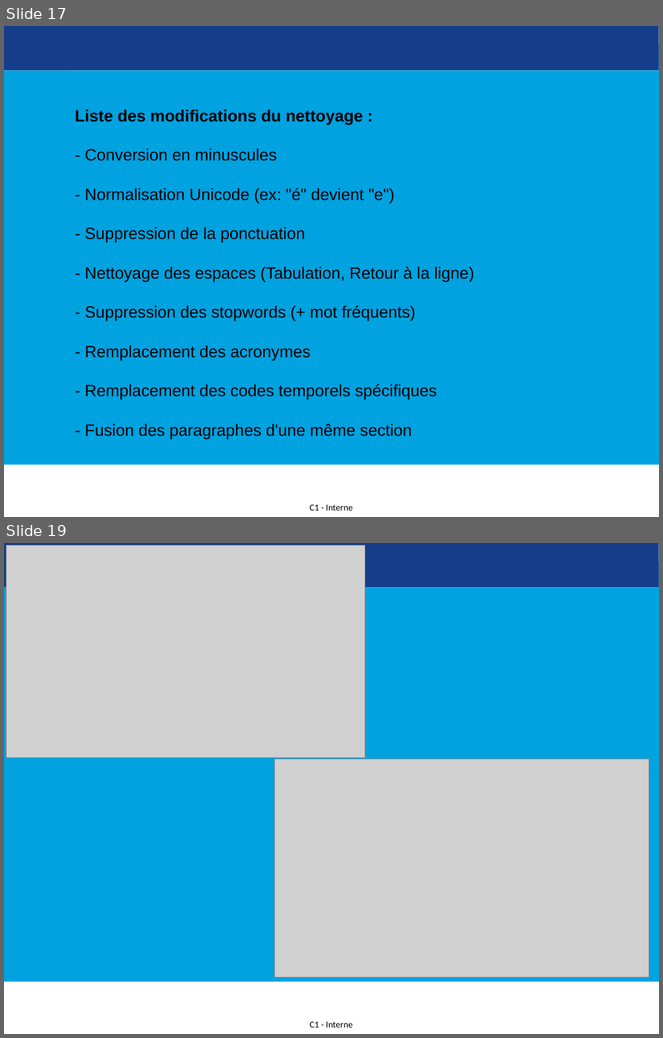
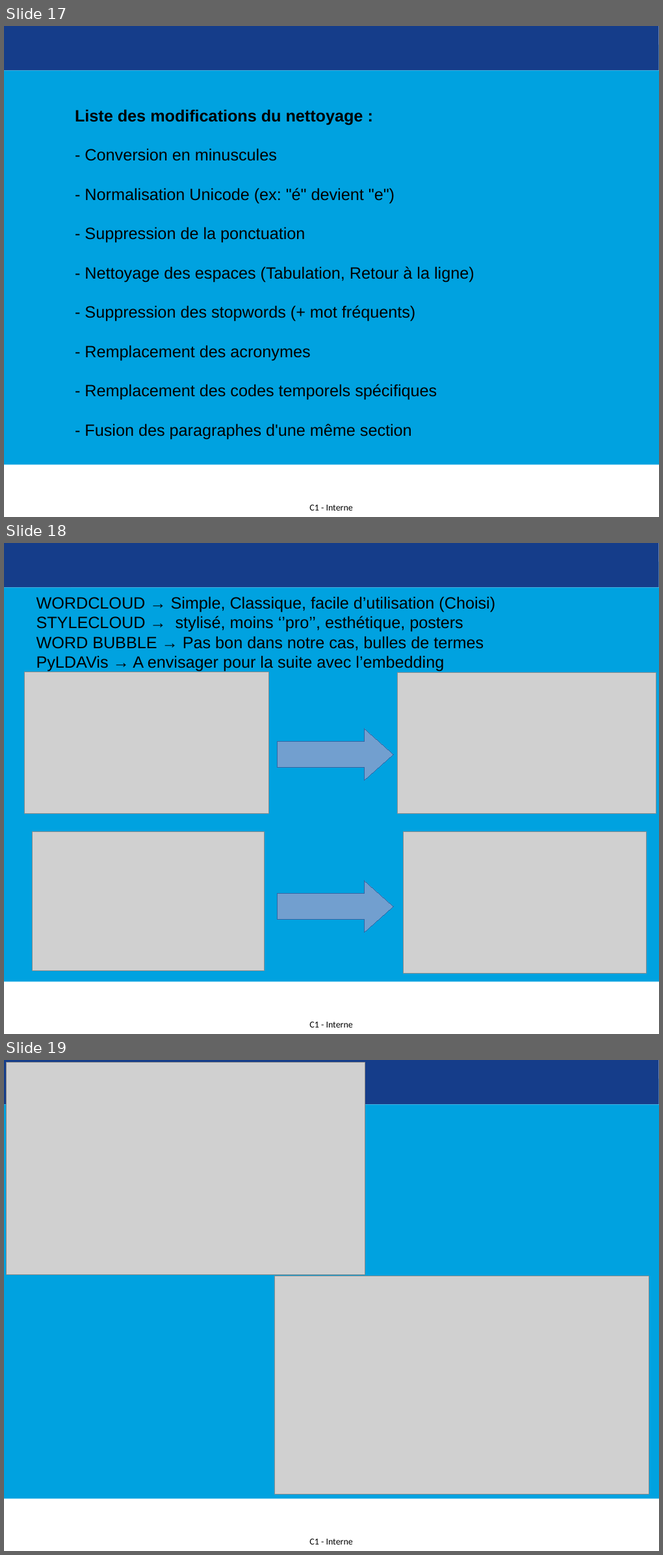
Before and after one commit to LorisDematini/rct_rag, a slide deck: presentationVendredi.pptx. Shown one above the other, each under a label of ours: slides 17 and 19 before the commit, slides 17, 18 and 19 after it; the slides between them are not shown. The pictures are 663x1038 and 663x1555 pixels, drawn with LibreOffice and Linux fonts; fonts in the diff are those of the drawing; grey boxes stand for pictures; background and template pictures are left out. Boxes give left, top, right and bottom in pixels: in the first picture for what was removed or moved away, otherwise in the second. Text is boxed around its words. In the diff, an @@ line names an element or a change of style, - is before the commit and + after.

```diff
--- a/presentationVendredi.pptx
+++ b/presentationVendredi.pptx
@@ slide 18 added at bbox=[4, 543, 659, 1034], background #FFFFFF; not listed: 5 template elements that a slide beside it also shows @@
@@ page number added at bbox=[642, 543, 659, 561], 1 pt, text none @@
+18
@@ text added at bbox=[36, 596, 495, 672], 18 pt, text #000000 @@
+WORDCLOUD → Simple, Classique, facile d’utilisation (Choisi)
+STYLECLOUD → stylisé, moins ‘’pro’’, esthétique, posters
+WORD BUBBLE → Pas bon dans notre cas, bulles de termes
+PyLDAVis → A envisager pour la suite avec l’embedding
@@ picture added at bbox=[24, 672, 269, 813] @@
@@ picture added at bbox=[397, 673, 657, 813] @@
@@ right arrow added at bbox=[277, 728, 393, 780], fill #729FCF, outline #3465A4 0 pt @@
@@ picture added at bbox=[32, 832, 264, 971] @@
@@ picture added at bbox=[404, 832, 647, 973] @@
@@ right arrow added at bbox=[277, 881, 393, 933], fill #729FCF, outline #3465A4 0 pt @@
```
Also in this commit, not shown: 3 slides changed, 1 other slide added, 1 slide removed, 22 other files.
